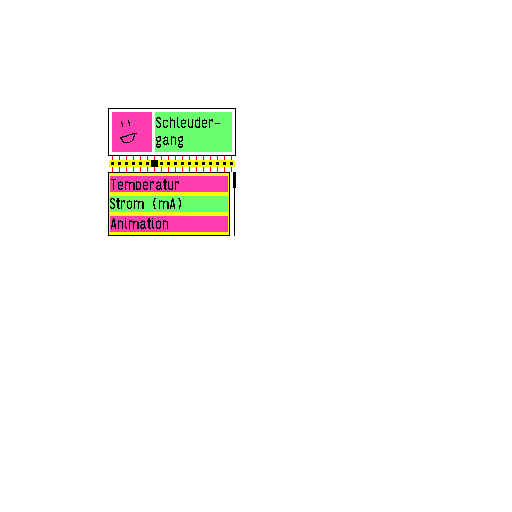
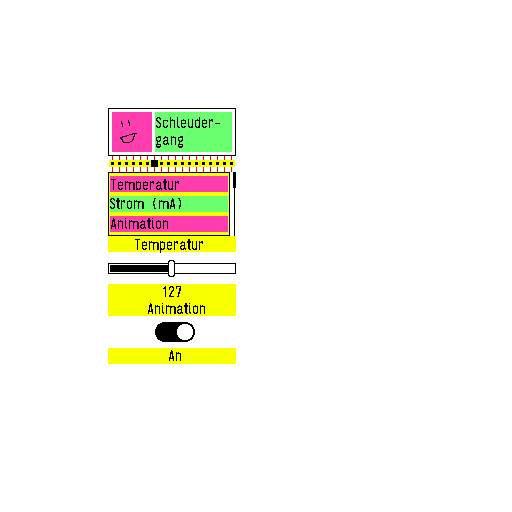
Comparing the layer stacks of the two 512px x 512px images. Changes:
added group "Ebenengruppe" with 2 layers above "Toggle" over [108, 260, 236, 277]
added layer "cursor" in group "Ebenengruppe" over [168, 260, 175, 277]
added layer "slider" in group "Ebenengruppe" over [108, 263, 236, 274]
added layer "Toggle" above "An" over [155, 322, 195, 342]
added layer "An" above "Animation #1" over [169, 350, 181, 361]
added layer "Animation #1" above "127" over [148, 303, 205, 314]
added layer "127" above "Temperatur #1" over [163, 286, 181, 297]
added layer "Temperatur #1" above "Ebene #1" over [135, 239, 203, 253]
added layer "Ebene #1" above "Hintergrund" over [108, 236, 236, 364]
